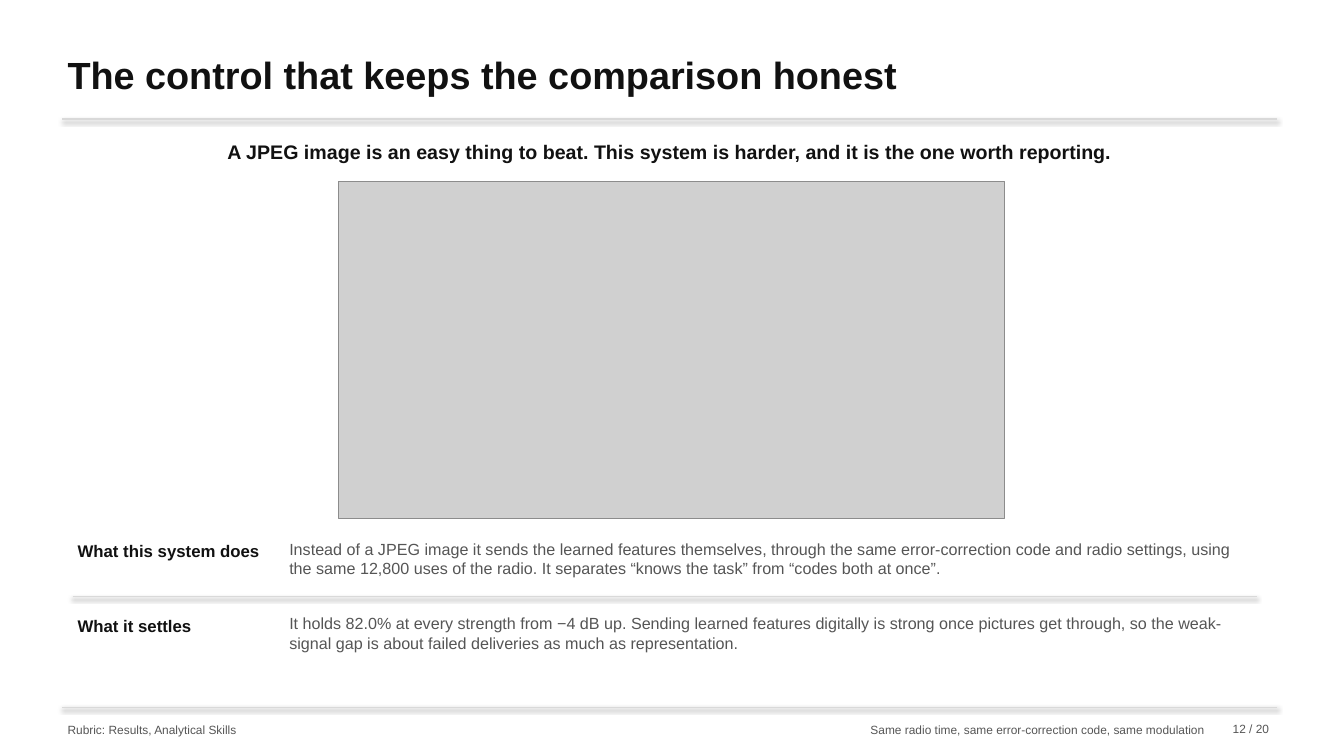
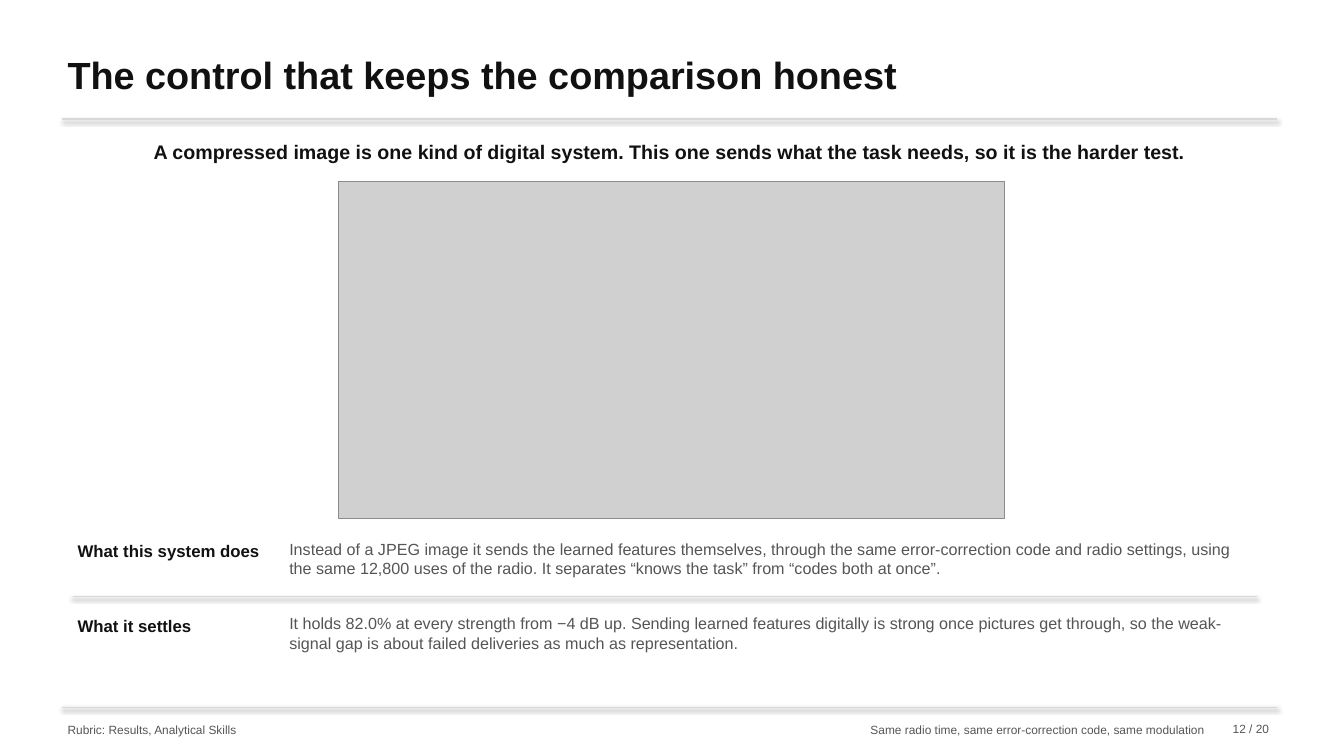
Before and after one commit to nxck2005/capstone, a slide deck: slide 12 of deliverables/review-2/semantic-communication-second-review.pptx. Drawn at 1344x756 pixels with LibreOffice and Linux fonts; fonts in the diff are those of the drawing; grey boxes stand for pictures. Boxes give left, top, right and bottom in pixels: in the first picture for what was removed or moved away, otherwise in the second. Text is boxed around its words. In the diff, an @@ line names an element or a change of style, - is before the commit and + after.

```diff
--- a/deliverables/review-2/semantic-communication-second-review.pptx
+++ b/deliverables/review-2/semantic-communication-second-review.pptx
@@ text at <box>154,144,1184,163</box>: text changed @@
-A JPEG image is an easy thing to beat. This system is harder, and it is the one worth reporting.
+A compressed image is one kind of digital system. This one sends what the task needs, so it is the harder test.
```
Also in this commit, not shown: 8 other slides changed, 24 other files.
